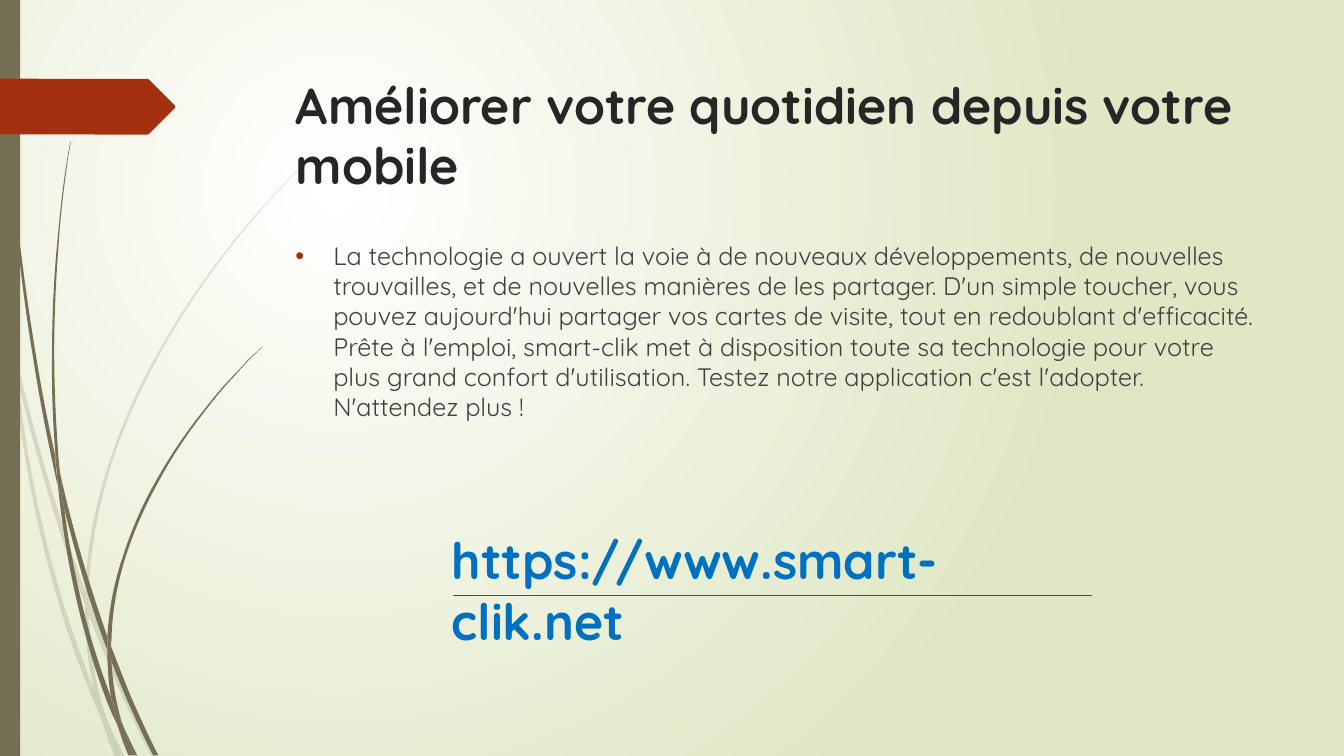
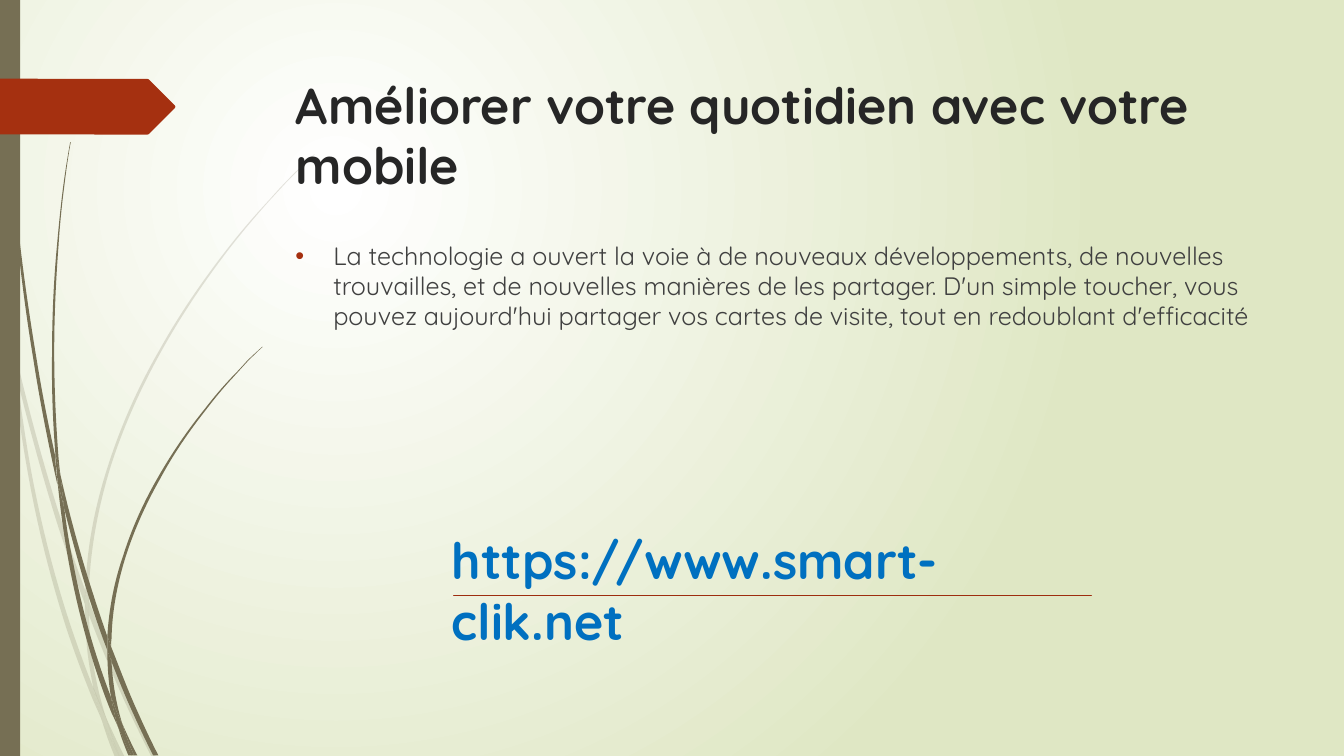
Before and after one commit to europedigitalconsulting/Abeer, a slide deck: slide 2 of Smart-clik.pptx. Drawn at 1344x756 pixels with LibreOffice and Linux fonts; fonts in the diff are those of the drawing. Boxes give left, top, right and bottom in pixels: in the first picture for what was removed or moved away, otherwise in the second. Text is boxed around its words. In the diff, an @@ line names an element or a change of style, - is before the commit and + after.

```diff
--- a/Smart-clik.pptx
+++ b/Smart-clik.pptx
@@ title at bbox=[296, 85, 1189, 185]: text changed @@
-Améliorer votre quotidien depuis votre mobile
+Améliorer votre quotidien avec votre mobile
@@ text at bbox=[333, 246, 1248, 330]: text changed @@
-• La technologie a ouvert la voie à de nouveaux développements, de nouvelles trouvailles, et de nouvelles manières de les partager. D'un simple toucher, vous pouvez aujourd'hui partager vos cartes de visite, tout en redoublant d'efficacité. Prête à l'emploi, smart-clik met à disposition toute sa technologie pour votre plus grand confort d'utilisation. Testez notre application c'est l'adopter. N'attendez plus !
+• La technologie a ouvert la voie à de nouveaux développements, de nouvelles trouvailles, et de nouvelles manières de les partager. D'un simple toucher, vous pouvez aujourd'hui partager vos cartes de visite, tout en redoublant d'efficacité
```
Also in this commit, not shown: 1 other slide changed, 7 slides added, 1 slide removed, 13 other files.
